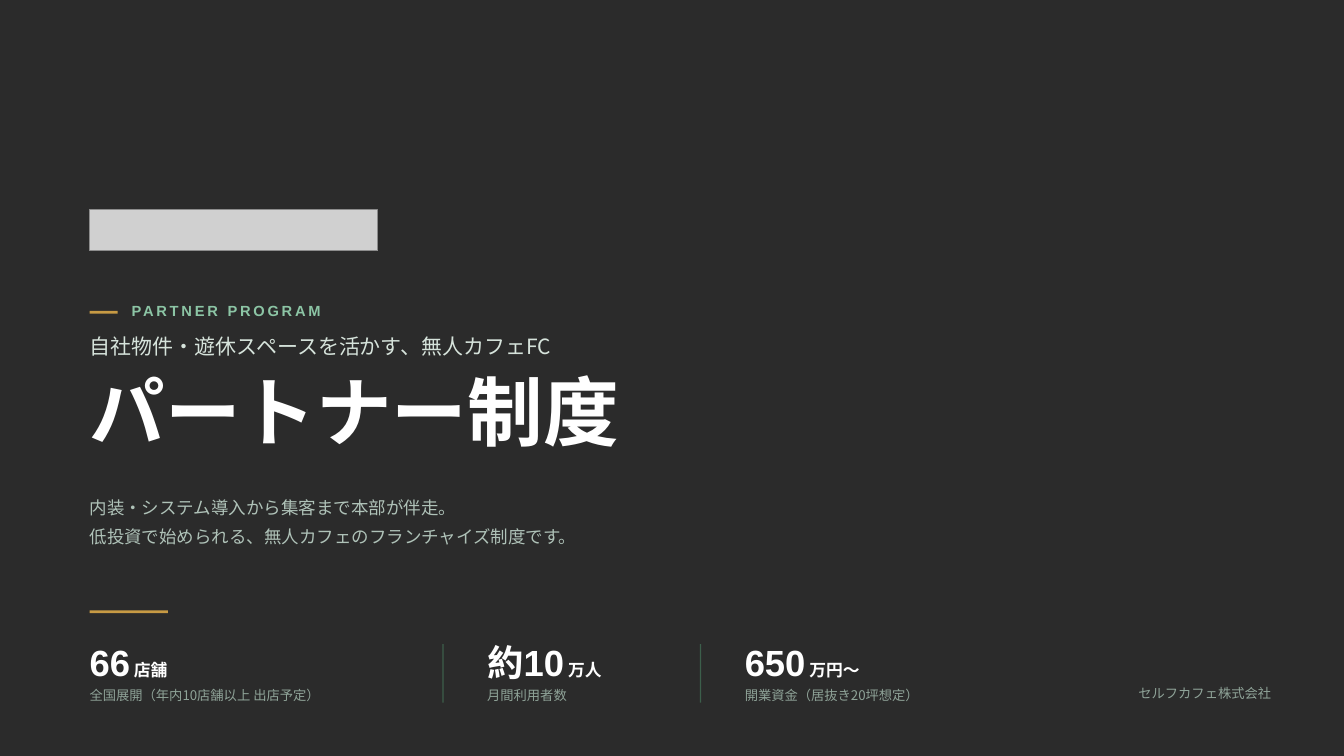
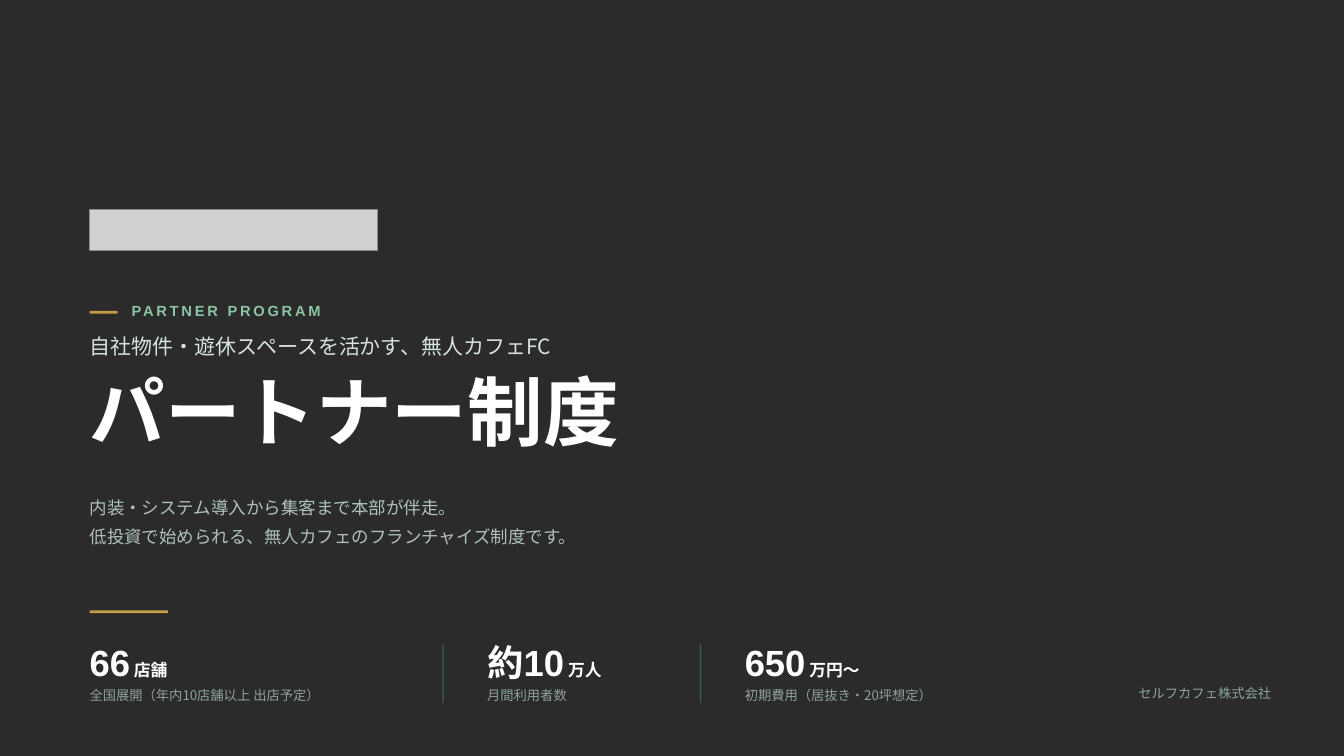
Before and after one commit to a5408071-cmd/suzuki-ceo, a slide deck: slide 1 of selfcafe-partner-deck/selfcafe-partner-deck.pptx. Drawn at 1344x756 pixels with LibreOffice and Linux fonts; fonts in the diff are those of the drawing; grey boxes stand for pictures; background and template pictures are left out; a plain dark background stands for a picture behind light text. Boxes give left, top, right and bottom in pixels: in the first picture for what was removed or moved away, otherwise in the second. Text is boxed around its words. In the diff, an @@ line names an element or a change of style, - is before the commit and + after.

```diff
--- a/selfcafe-partner-deck/selfcafe-partner-deck.pptx
+++ b/selfcafe-partner-deck/selfcafe-partner-deck.pptx
@@ text at (x1=745, y1=689, x2=932, y2=701): text changed @@
-開業資金（居抜き20坪想定）
+初期費用（居抜き・20坪想定）
```
Also in this commit, not shown: 4 other slides changed, 4 other files.
